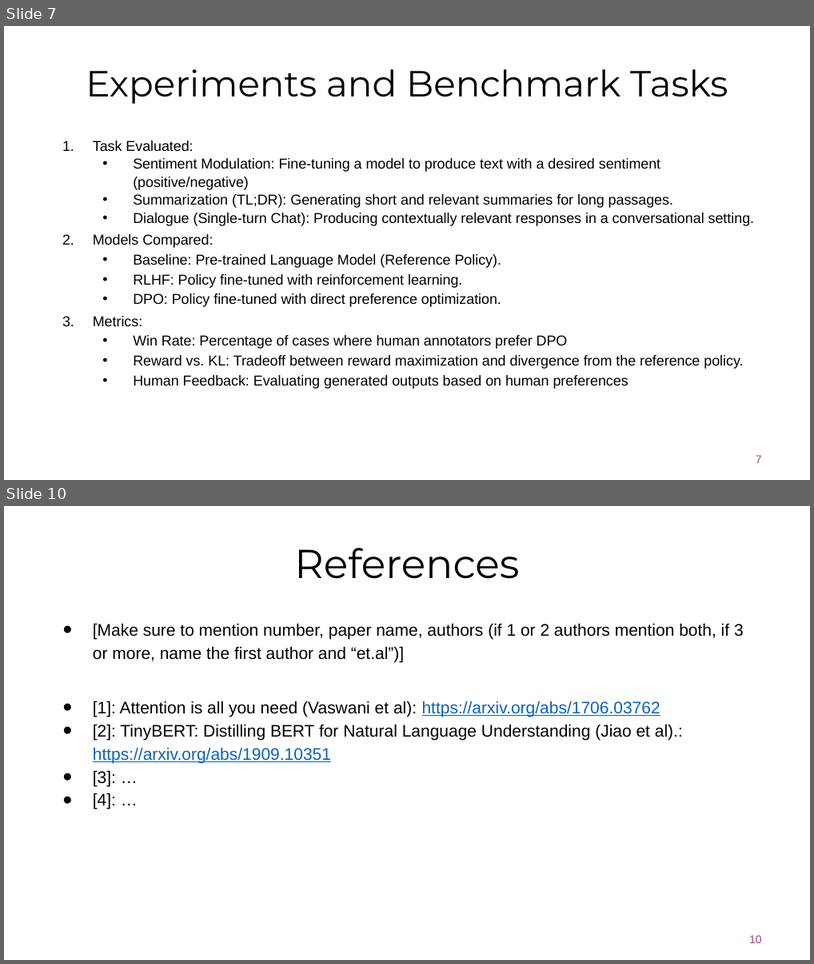
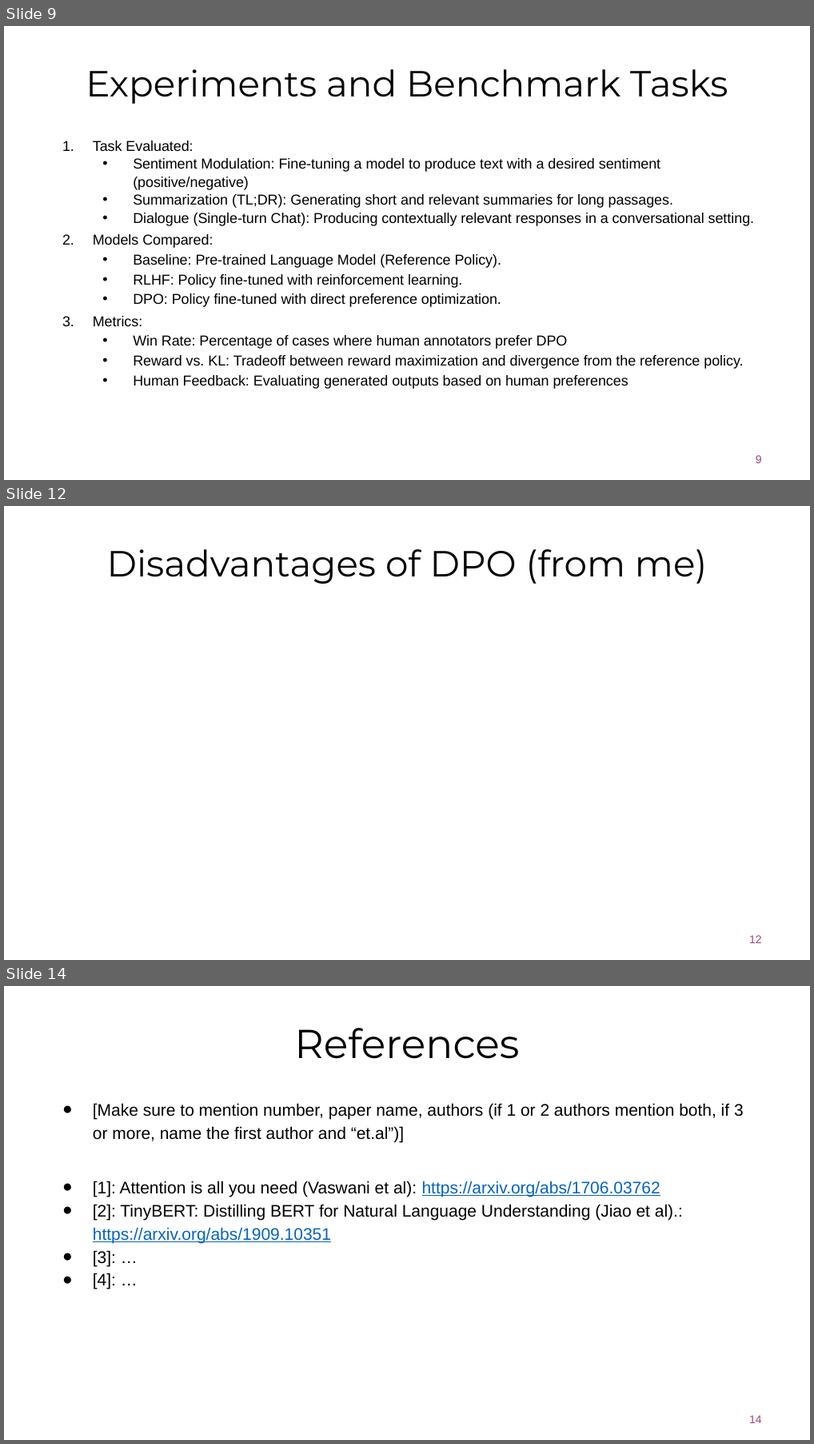
Before and after one commit to GiovanniFilomeno/Direct_Preference_Learning_LLM_Thesis, a slide deck: Presentation/DPO-Filomeno.pptx. Shown one above the other, each under a label of ours: slides 7 and 10 before the commit, slides 9, 12 and 14 after it; the slides between them are not shown. The pictures are 814x964 and 814x1444 pixels, drawn with LibreOffice and Linux fonts; fonts in the diff are those of the drawing; grey boxes stand for pictures; background and template pictures are left out. Boxes give left, top, right and bottom in pixels: in the first picture for what was removed or moved away, otherwise in the second. Text is boxed around its words. In the diff, an @@ line names an element or a change of style, - is before the commit and + after.

```diff
--- a/Presentation/DPO-Filomeno.pptx
+++ b/Presentation/DPO-Filomeno.pptx
@@ slide 12 added at (4, 506, 810, 960), background #FFFFFF @@
@@ title added at (107, 549, 707, 584), 32.4 pt, text #000000 @@
+Disadvantages of DPO (from me)
@@ page number added at (750, 935, 762, 943), 10 pt, text #9C477B @@
+12
@@ what was slide 7 is now slide 9 @@
@@ page number at (756, 455, 762, 463): text changed @@
-7
+9
@@ what was slide 10 is now slide 14 @@
@@ page number at (750, 1415, 762, 1423): text changed @@
-10
+14
```
Also in this commit, not shown: 3 slides changed, 6 other slides added, 1 slide removed, 1 other file.
